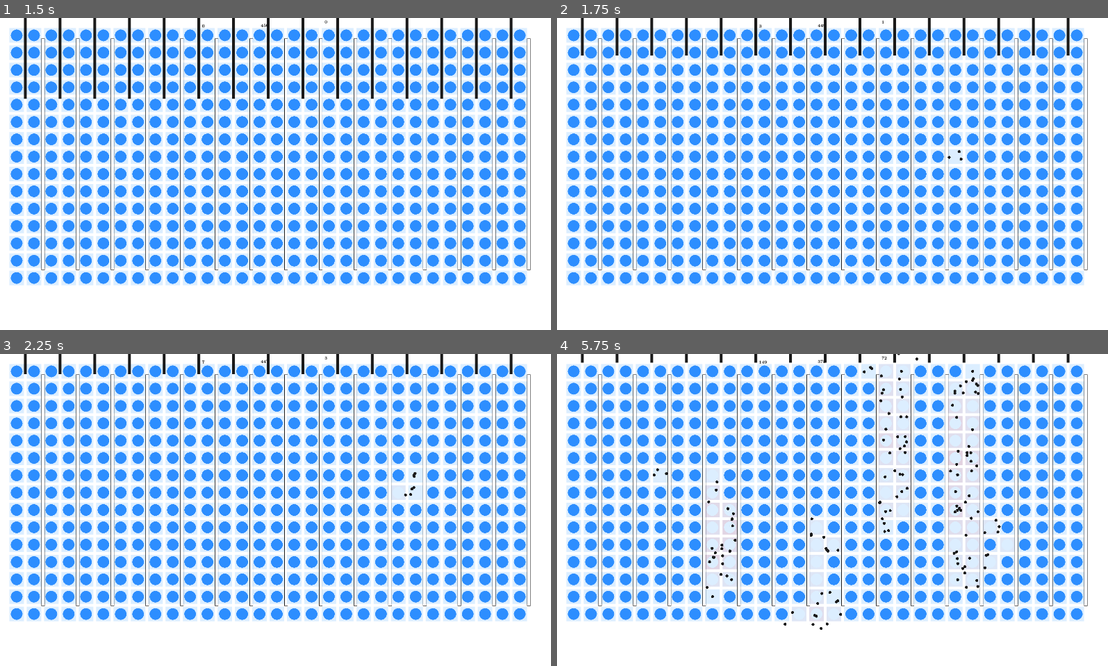
Above: before the commit, frames 1-4 (two rows, left to right).
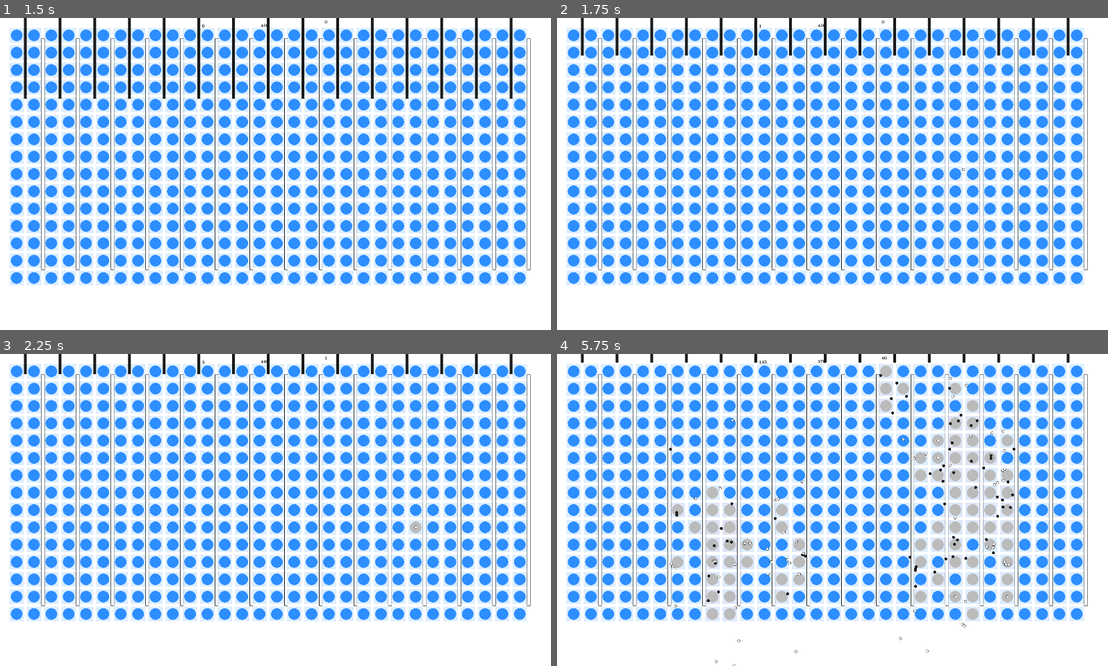
Above: after the commit, the same moments.

Repository: ReneTC/MissionToFission
Game: Godot game, scene res://scenes/menus/main_menu.tscn
Same seed, same stepped clock (60 frames per second), same inputs: the game is played once before the commit and once after it.
Inputs (mouse positions are in pixels of both pictures, inside the frame that each line leads up to):
- Up to frame 1 (1.5 s): click "R.B.M.K Reactor" at 0.5 s; tap Enter at 1.25 s; move the mouse to (396, 158) at 1.27 s; hold E (e) from 1.28 s (still down); click (396, 158) at 1.42 s
- Up to frame 2 (1.75 s): keep holding E (e); tap Q (q) at 1.55 s
- Up to frame 3 (2.25 s): move the mouse to (165, 525) at 2.02 s; release E (e) at 2.03 s; tap Q (q) at 2.1 s; click (165, 525) at 2.17 s
- Up to frame 4 (5.75 s): tap E (e) at 2.3, 3.8, 5.3 s; move the mouse to (887, 441) at 2.77 s; hold E (e) 2.78-3.53 s; click (887, 441) at 2.92 s; tap Q (q) at 3.05, 3.6, 4.55, 5.1 s; move the mouse to (804, 572) at 3.52 s; click (804, 572) at 3.67 s; move the mouse to (997, 556) at 4.27 s; hold E (e) 4.28-5.03 s; click (997, 556) at 4.42 s; move the mouse to (667, 463) at 5.02 s; click (667, 463) at 5.17 s

Frame 1 is identical in both runs. In frame 2, less than 0.1% of the frame differs, in the area x 36-75%, y 0-49%; in frame 3, 0.3%; in frame 4, 7.9%, in the area x 17-84%, y 0-100%.

Commit message:
jsut missign xenon

Diff:
--- a/assets/globals.gd
+++ b/assets/globals.gd
@@ -3,6 +3,7 @@
 var neutrol_collide_slot: int = 1
 var atoms_collide_slot: int = 2
 var controlRods_collide_slot: int = 3
+var moderator_neutron_slot: int = 4
 
 func _input(_event:InputEvent) -> void:
 	# close program on esc button
--- a/scenes/fission_objects/atom.gd
+++ b/scenes/fission_objects/atom.gd
@@ -5,7 +5,7 @@
 @export var radius: float = 20
 
 @export var color_enriched:Color = Color("2D8EFF")
-@export var color_decayed:Color = Color("DCEEFF")
+@export var color_decayed:Color = Color("BBBBBB")
 @export var is_enriched: bool = true
 
 # timer to not allow enrichment right away after fission
@@ -22,6 +22,7 @@
 static var keep_enriched: bool = false
 static var enrich_percent: float = 0.80
 
+static var enable_moderation:bool = false
 func _ready() -> void:
 	neutron_scene = load("res://scenes/fission_objects/neutron.tscn")
 	self.connect("body_entered", on_body_entered)
--- a/scenes/fission_objects/moderator.gd
+++ b/scenes/fission_objects/moderator.gd
@@ -13,8 +13,7 @@
 	rectangle_shape.extents = Vector2(self.width/2., self.height/2.)
 
 	# enable collison check w neutrons
-	set_collision_mask_value(globals.neutrol_collide_slot, true)
-
+	set_collision_mask_value(globals.moderator_neutron_slot, true)
 
 func _draw() -> void:
 	draw_rect(Rect2(-self.width/2., -self.height/2., self.width, self.height), Color("ffffff"))
@@ -26,3 +25,12 @@
 
 func _on_body_entered(body: Node2D) -> void:
 	body.linear_velocity[0] = -body.linear_velocity[0]
+	if body.is_fast:
+		body.is_fast = false
+		body.current_speed = body.thermal_speed
+		body.linear_velocity = body.linear_velocity.normalized() * body.current_speed
+		# stop collidng width moderator:
+		body.set_collision_layer_value(globals.moderator_neutron_slot, false)
+		# start colliding width atoms:
+		body.set_collision_layer_value(globals.neutrol_collide_slot, true)
+		body.queue_redraw()
--- a/scenes/fission_objects/neutron.gd
+++ b/scenes/fission_objects/neutron.gd
@@ -3,9 +3,13 @@
 
 @export var radius: float = 5.
 @export var color:Color = Color("1A1A1A")
-
+var thermal_speed:float = 100
+var current_speed:float = thermal_speed
+var fast_speed:float = 200
+var is_fast:bool = false
 static var neutrons_present:int = 0
 
+static var enable_moderation:bool = false
 func _ready() -> void:
 	# set collsion size
 	$CollisionShape2D.shape.radius = self.radius
@@ -19,16 +23,26 @@
 
 	neutrons_present += 1
 
+	if enable_moderation:
+		set_collision_layer_value(globals.moderator_neutron_slot, true)
+		set_collision_layer_value(globals.neutrol_collide_slot, false)
+		is_fast = true
+
 
 func _draw() -> void:
+		# draw inner white circle as dot to indicate fast neutron
 	draw_circle(Vector2(0, 0), self.radius, self.color)
+	if is_fast:
+		draw_circle(Vector2(0, 0), self.radius*0.8, Color("FFFFFF"))
 
 func initialize(pos_to_set:Vector2) -> void:
 	position = pos_to_set
 
 	var movement_direction:Vector2 = Vector2(randf() - 0.5, randf() - 0.5)
 	movement_direction /= movement_direction.length()
-	linear_velocity = 100 * movement_direction
+	if enable_moderation:
+		self.current_speed = self.fast_speed
+	linear_velocity = self.current_speed * movement_direction
 
 
 
--- a/scenes/fission_objects/water.gd
+++ b/scenes/fission_objects/water.gd
@@ -8,6 +8,8 @@
 var gone_color:Color = Color("FFFFFF")
 var speed: float = 10
 
+var absorb_chance: float = 0.05
+
 var temp: float = 0.
 
 func _ready() -> void:
@@ -17,7 +19,7 @@
 
 	# enable collison check w neutrons
 	set_collision_mask_value(globals.neutrol_collide_slot, true)
-
+	set_collision_mask_value(globals.moderator_neutron_slot, true)
 
 func _draw() -> void:
 	var color_draw:Color = self.gone_color
@@ -33,8 +35,12 @@
 
 func _process(_delta:float) -> void:
 	if Engine.get_process_frames() % 30 == 0:
+		self.temp = clampf(self.temp - 1, 0, 100000000)
 		queue_redraw()
 
 
-func _on_body_entered(_body: Node2D) -> void:
+func _on_body_entered(body: Node2D) -> void:
 	self.temp += 1
+	if randf() < self.absorb_chance:
+		body.queue_free()
+		Neutron.neutrons_present -= 1
--- a/scenes/maps/rbmk_reactor.gd
+++ b/scenes/maps/rbmk_reactor.gd
@@ -1,16 +1,25 @@
 extends Node2D
 
+# grid settings
 var x_grid_range: int = 30
 var y_grid_range: int = 15
 var margin: int = 60
 
+# get fission objects
 var atom_scene:PackedScene = load("res://scenes/fission_objects/atom.tscn")
 var neutron_scene:PackedScene = load("res://scenes/fission_objects/neutron.tscn")
 var controlRod_scene:PackedScene = load("res://scenes/fission_objects/controlRod.tscn")
 var water_scene:PackedScene = load("res://scenes/fission_objects/water.tscn")
 var moderator_scene:PackedScene = load("res://scenes/fission_objects/moderator.tscn")
-# Called when the node enters the scene tree for the first time.
+
+
 func _ready() -> void:
+	# set map settings
+	Atom.keep_enriched = true
+	Atom.enrich_percent = 0.5
+	Atom.enable_moderation = true
+	Neutron.enable_moderation = true
+
 	# set atoms and controlRods
 	for x in range(0,x_grid_range):
 		x *= margin
@@ -40,10 +49,6 @@
 
 
 
-	# set enrichment atom settings
-	Atom.keep_enriched = true
-	Atom.enrich_percent = 0.5
-
 # Called every frame. 'delta' is the elapsed time since the previous frame.
 func _process(_delta: float) -> void:
 	$Label.text = str(Neutron.neutrons_present)
Not shown: 1 places in scenes/menus/main_menu.tscn that only renumber resources
Not shown, changed: readme.md
